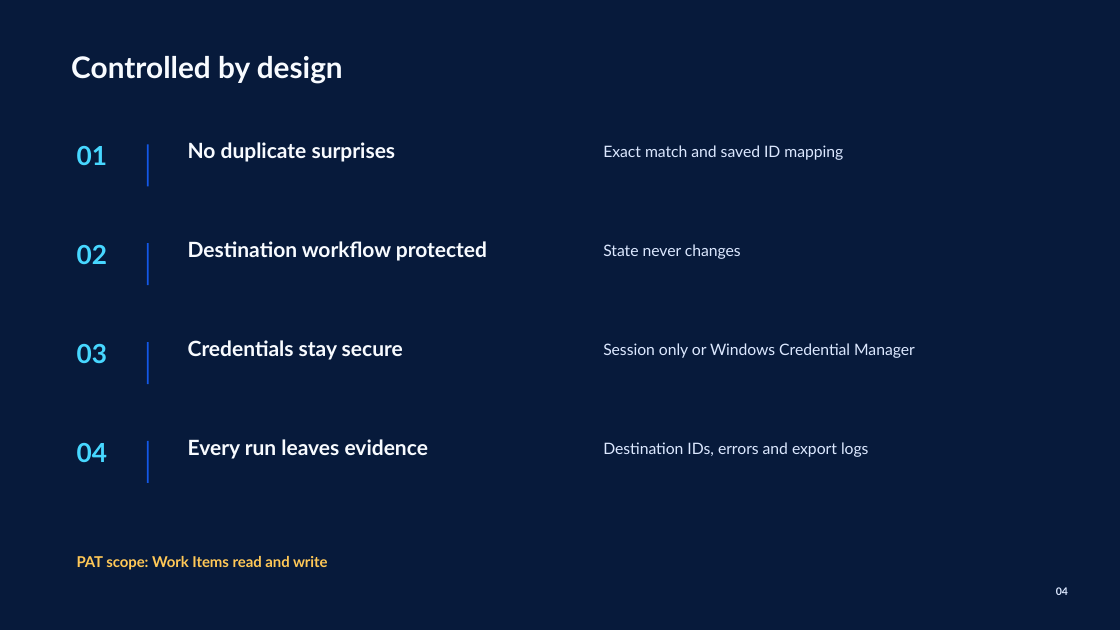
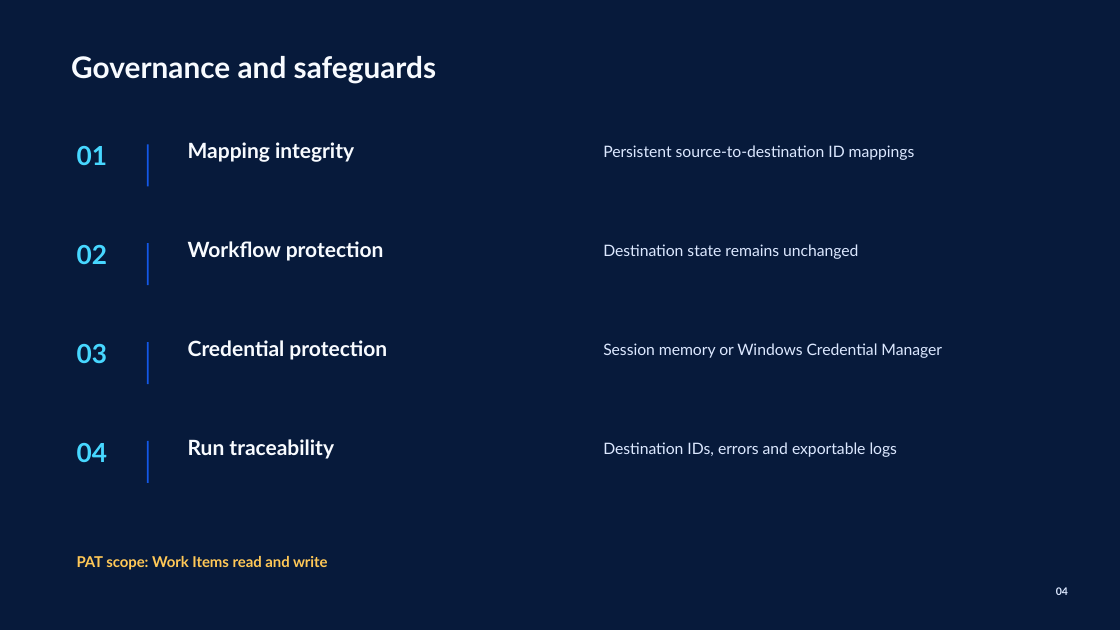
Before and after one commit to Sindhuramu28/FA-Req, a slide deck: slide 4 of docs/SyncWorkTrack_Innovative_Demo.pptx. Drawn at 1120x630 pixels with LibreOffice and Linux fonts; fonts in the diff are those of the drawing. Boxes give left, top, right and bottom in pixels: in the first picture for what was removed or moved away, otherwise in the second. Text is boxed around its words. In the diff, an @@ line names an element or a change of style, - is before the commit and + after.

```diff
--- a/docs/SyncWorkTrack_Innovative_Demo.pptx
+++ b/docs/SyncWorkTrack_Innovative_Demo.pptx
@@ text at (71,56,436,84): text changed @@
-Controlled by design
+Governance and safeguards
@@ text at (188,142,354,162): text changed @@
-No duplicate surprises
+Mapping integrity
@@ text at (603,145,915,160): text changed @@
-Exact match and saved ID mapping
+Persistent source-to-destination ID mappings
@@ text at (188,241,384,261): text changed @@
-Destination workflow protected
+Workflow protection
@@ text at (603,244,858,259): text changed @@
-State never changes
+Destination state remains unchanged
@@ text at (188,340,387,360): text changed @@
-Credentials stay secure
+Credential protection
@@ text at (603,343,942,358): text changed @@
-Session only or Windows Credential Manager
+Session memory or Windows Credential Manager
@@ text at (188,439,334,459): text changed @@
-Every run leaves evidence
+Run traceability
@@ text at (603,442,898,457): text changed @@
-Destination IDs, errors and export logs
+Destination IDs, errors and exportable logs
```
Also in this commit, not shown: 4 other slides changed.
